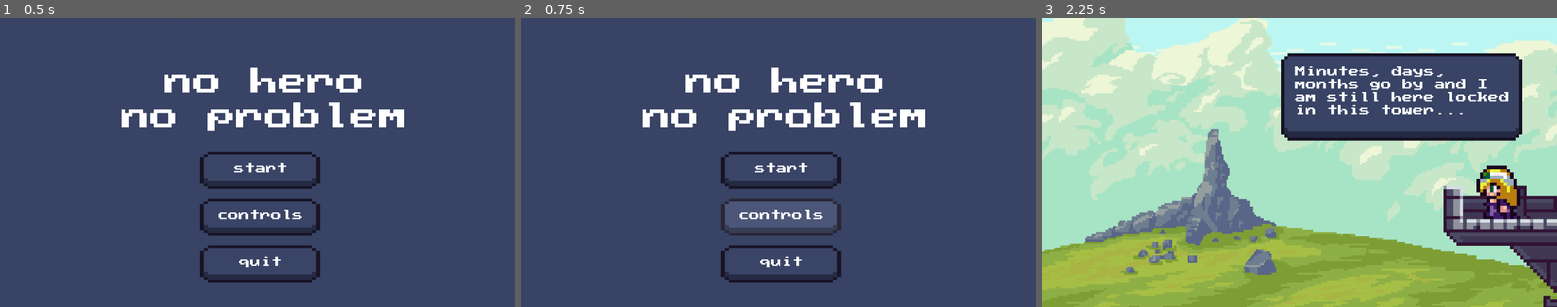
Above: before the commit, frames 1-3 (left to right).
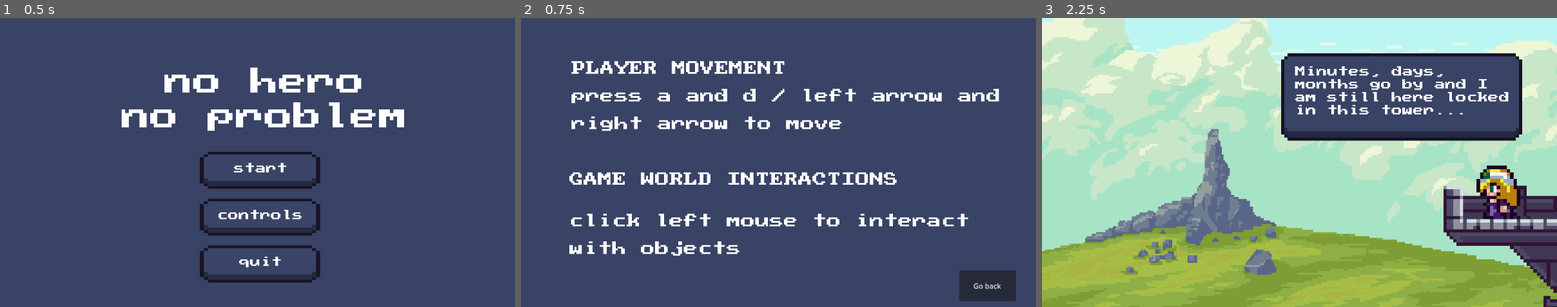
Above: after the commit, the same moments.

Repository: Jakub-Goluch/Tower
Game: Godot game, scene res://scenes/menu.tscn
Two runs of this game, one before a commit and one after it. Both use one fixed random seed, a clock stepped at 60 frames per second and the inputs below.
Inputs (mouse positions are in pixels of both pictures, inside the frame that each line leads up to):
- Up to frame 1 (0.5 s): no input
- Up to frame 2 (0.75 s): click "controls" at 0.5 s
- Up to frame 3 (2.25 s): click (1510, 286) at 1.25 s, where only the run after the commit has a clickable "Go back"; click "start" at 2 s

Frame 1 is identical in both runs. In frame 2, 13% of the frame differs, in the area x 9-97%, y 14-98%; in frame 3, nothing differs.

Commit message:
add options to menu, change menu music to be a global scene, fix tomatoes puzzle

Diff:
--- a/project.godot
+++ b/project.godot
@@ -18,6 +18,7 @@
 [autoload]
 
 Events="*res://scripts/events.gd"
+AudioPlayer="*res://scenes/audio_player.tscn"
 
 [display]
 
--- /dev/null
+++ b/scenes/audio_player.tscn
@@ -0,0 +1,6 @@
+[gd_scene load_steps=2 format=3 uid="uid://do74hfdaoppfj"]
+
+[ext_resource type="Script" path="res://scripts/audio_player.gd" id="1_klggy"]
+
+[node name="AudioPlayer" type="AudioStreamPlayer2D"]
+script = ExtResource("1_klggy")
--- a/scenes/menu.tscn
+++ b/scenes/menu.tscn
@@ -6,7 +6,6 @@
 [ext_resource type="Texture2D" uid="uid://cektoddcrfq03" path="res://assets/UI/GUI-5 2.png" id="3_a4w03"]
 [ext_resource type="Texture2D" uid="uid://cp6afrfa3moj1" path="res://assets/UI/text_background.png" id="3_h7bub"]
 [ext_resource type="Texture2D" uid="uid://bytmkoet5to54" path="res://assets/UI/GUI-5 1.png" id="4_2xi4p"]
-[ext_resource type="AudioStream" uid="uid://inxu4dkpo5ku" path="res://audio/menu_sound.mp3" id="7_ty8g7"]
 
 [node name="Menu" type="Control"]
 layout_mode = 3
@@ -134,6 +133,4 @@
 horizontal_alignment = 1
 autowrap_mode = 2
 
-[node name="MenuMusic" type="AudioStreamPlayer2D" parent="."]
-stream = ExtResource("7_ty8g7")
-volume_db = -2.0
+[connection signal="mouse_entered" from="VBoxContainer/OptionsButton" to="." method="_on_options_button_mouse_entered"]
--- /dev/null
+++ b/scenes/options.gd
@@ -0,0 +1,10 @@
+extends Control
+
+
+func _ready():
+	AudioPlayer.play_menu_music()
+	$Button.connect("pressed", open_menu)
+
+
+func open_menu():
+	get_tree().change_scene_to_file("res://scenes/menu.tscn")
--- a/scenes/options.tscn
+++ b/scenes/options.tscn
@@ -1,5 +1,6 @@
-[gd_scene load_steps=3 format=3 uid="uid://1rq0icnlhyic"]
+[gd_scene load_steps=4 format=3 uid="uid://1rq0icnlhyic"]
 
+[ext_resource type="Script" path="res://scenes/options.gd" id="1_22aw6"]
 [ext_resource type="Texture2D" uid="uid://cp6afrfa3moj1" path="res://assets/UI/text_background.png" id="1_ijt1r"]
 [ext_resource type="FontFile" uid="uid://b351cgw4dfieu" path="res://assets/UI/Quirky PC.ttf" id="2_gkjic"]
 
@@ -10,6 +11,7 @@
 anchor_bottom = 1.0
 grow_horizontal = 2
 grow_vertical = 2
+script = ExtResource("1_22aw6")
 
 [node name="Sprite2D" type="Sprite2D" parent="."]
 position = Vector2(577, 295)
@@ -17,20 +19,39 @@
 texture = ExtResource("1_ijt1r")
 
 [node name="Label2" type="Label" parent="."]
-offset_left = 124.0
-offset_top = 353.0
-offset_right = 860.0
-offset_bottom = 381.0
+layout_mode = 0
+offset_left = 108.0
+offset_top = 346.0
+offset_right = 1004.0
+offset_bottom = 529.0
 theme_override_fonts/font = ExtResource("2_gkjic")
 theme_override_font_sizes/font_size = 32
-text = "game world interactions"
+text = "GAME WORLD INTERACTIONS
+
+
+click left mouse to interact
+
+with objects"
 
 [node name="Label" type="Label" parent="."]
 layout_mode = 0
-offset_left = 122.0
-offset_top = 158.0
-offset_right = 602.0
-offset_bottom = 186.0
+offset_left = 113.0
+offset_top = 97.0
+offset_right = 1073.0
+offset_bottom = 249.0
 theme_override_fonts/font = ExtResource("2_gkjic")
 theme_override_font_sizes/font_size = 32
-text = "player movement"
+text = "PLAYER MOVEMENT
+
+press a and d / left arrow and
+
+right arrow to move"
+
+[node name="Button" type="Button" parent="."]
+layout_mode = 0
+offset_left = 980.0
+offset_top = 566.0
+offset_right = 1107.0
+offset_bottom = 635.0
+action_mode = 0
+text = "Go back"
--- /dev/null
+++ b/scripts/audio_player.gd
@@ -0,0 +1,20 @@
+extends AudioStreamPlayer2D
+
+const menu_music = preload("res://audio/menu_sound.mp3")
+
+func _play_music(music: AudioStream, volume = -2.0):
+	if stream == music:
+		return
+
+	stream = music
+	volume_db = volume
+	play()
+
+func _stop_music():
+	stop()
+
+func play_menu_music():
+	_play_music(menu_music)
+
+func stop_menu_music():
+	_stop_music()
--- a/scripts/menu.gd
+++ b/scripts/menu.gd
@@ -2,26 +2,26 @@
 
 var hand_cursor = preload("res://assets/cursors/hand_cursor.png")
 var normal_cursor = preload("res://assets/cursors/normal_cursor.png")
-@onready var menu_music: AudioStreamPlayer2D = $MenuMusic
 
 
 func _ready():
+	AudioPlayer.play_menu_music()
 	$VBoxContainer/StartButton.connect("pressed", start_game)
 	$VBoxContainer/QuitButton.connect("pressed", quit_game)
+	$VBoxContainer/OptionsButton.connect("pressed", open_options)
 
 	$VBoxContainer/StartButton.connect("mouse_entered", change_cursor)
 	$VBoxContainer/StartButton.connect("mouse_exited", reset_cursor)
 
 	$VBoxContainer/QuitButton.connect("mouse_entered", change_cursor)
 	$VBoxContainer/QuitButton.connect("mouse_exited", reset_cursor)
-	menu_music.play()
 
 func start_game():
-	menu_music.stop()
+	AudioPlayer.stop_menu_music()
 	get_tree().change_scene_to_file("res://scenes/game.tscn")
 
 func quit_game():
-	menu_music.stop()
+	AudioPlayer.stop_menu_music()
 	get_tree().quit()
 
 func change_cursor():
@@ -30,3 +30,6 @@
 
 func reset_cursor():
 	Input.set_custom_mouse_cursor(normal_cursor, Input.CURSOR_ARROW, Vector2(6, 7))
+
+func open_options():
+	get_tree().change_scene_to_file("res://scenes/options.tscn")
--- a/scripts/tomatoes.gd
+++ b/scripts/tomatoes.gd
@@ -2,6 +2,7 @@
 
 @onready var tomato_key: Node2D = $TomatoKey
 @onready var box_sound: AudioStreamPlayer2D = $BoxSound
+@onready var tomato_button = $TomatoButton
 
 func _ready():
 	$TomatoButton.connect("move_tomatoes", change_position)
@@ -11,4 +12,5 @@
 func change_position():
 	$Sprite2D.position.x -= 20 # move tomato box to the left -> reveal key
 	tomato_key.visible = true
+	tomato_button.queue_free()
 	box_sound.play()
Not shown: 1 places in scenes/menu.tscn that only renumber resources
